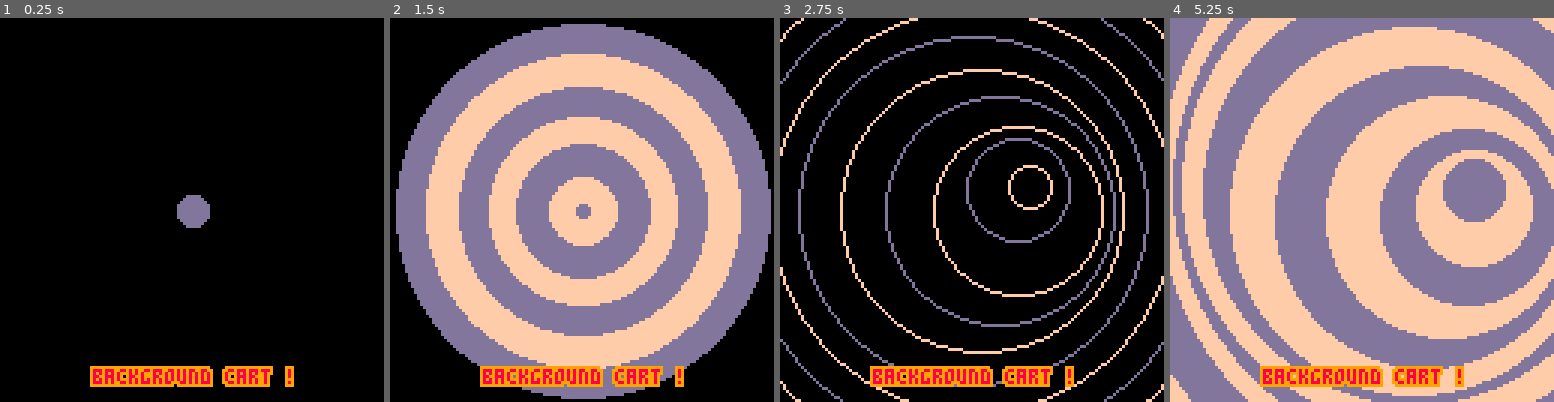
Above: before the commit, frames 1-4 (left to right).
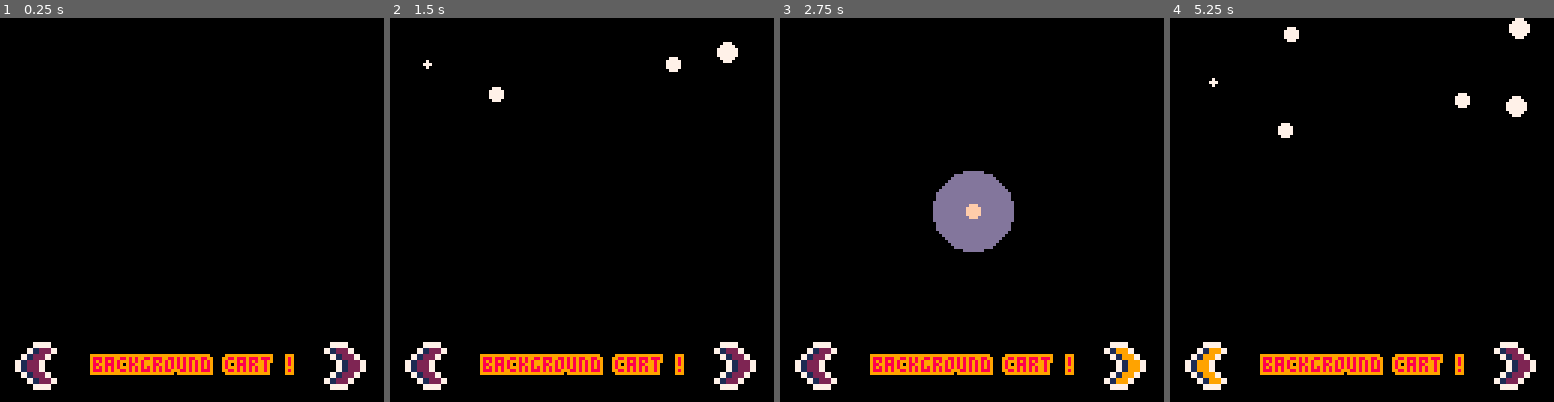
Above: after the commit, the same moments.

Repository: RemySd/background-pico8
Game: PICO-8 cartridge fun_bg.p8
The game is run twice, just before and just after one commit, with the same random seed, the same clock (stepped at 60 frames per second) and the same inputs.
Inputs:
- Up to frame 1 (0.25 s): no input
- Up to frame 2 (1.5 s): tap X (X key) at 0.33, 1.07 s
- Up to frame 3 (2.75 s): hold Right 1.6-2.1 s; tap X (X key) at 1.85 s; hold Up 2.15-2.42 s; hold Right from 2.47 s (still down)
- Up to frame 4 (5.25 s): tap X (X key) at 2.97, 4.08, 5.2 s; release Right at 3.03 s; hold Left 3.08-3.58 s; hold Down 3.63-3.97 s; hold Right 4.02-4.68 s; hold Up 4.73-5.03 s; hold Left from 5.08 s (still down)

The runs differ from the first frame. In frame 1, 5.7% of the frame differs, in the area x 3-96%, y 46-97%; in frame 2, 76%; in frame 3, 17%; in frame 4, 99%, in the area x 0-100%, y 0-100%.

Commit message:
Update project with arrows

Diff:
--- a/bg3.lua
+++ b/bg3.lua
@@ -70,10 +70,10 @@
 
 function circleControl()
     if btn(0) then
-        tunnel.xPos = tunnel.xPos - 1
+        -- tunnel.xPos = tunnel.xPos - 1
     end
     if btn(1) then
-        tunnel.xPos = tunnel.xPos + 1
+        -- tunnel.xPos = tunnel.xPos + 1
     end
     if btn(2) then
         tunnel.yPos = tunnel.yPos - 1
--- a/bg5.lua
+++ /dev/null
@@ -1,29 +0,0 @@
--- Bubble (circle fill) background
-
--- Initialization handling
-
--- Initialize the background variable
-function initBubbleBg()
-    return {
-        circles = {},
-        color = 8,
-        prevBubbleCreatedAt = 0,
-        frequency = 0.5, -- in seconds
-        growSpeed = 1
-    }
-end
-
-
--- data handling --
-
--- Handle the double bar data
-function runBubbleBg(background)
-
-end
-
--- draw handling
-
-function drawBubbleBg(background)
-
-
-end
--- a/fun_bg.p8
+++ b/fun_bg.p8
@@ -7,44 +7,98 @@
 #include bg2.lua
 #include bg3.lua
 #include bg4.lua
-#include bg5.lua
 
 function _init()
+    page = 'bg1'
+    currentBg = 1
+
     initSnowBg()
     initWaveBg()
     initTunnelBg()
-
     doubleBar = initDoubleBarBg()
 end
 
 function _update()
-    runSnowBg()
-    runWaveBg()
-    runTunnelBg()
-    runDoubleBar(doubleBar)
+    handle_bg()
+
+    if page == 'bg1' then
+        runSnowBg()
+    elseif page == 'bg2' then
+        runWaveBg()
+    elseif page == 'bg3' then
+        runTunnelBg()
+    elseif page == 'bg4' then
+        runDoubleBar(doubleBar)
+    end
 end
 
 function _draw()
 	cls()
 
-    drawTunnelBg()
+    if page == 'bg1' then
+        drawSnowBg()
+    elseif page == 'bg2' then
+        drawWaveBg(waveBg)
+        drawWaveBg(secondaryWaveBg)
+        drawWaveBg(thirdWaveBg)
+    elseif page == 'bg3' then
+        drawTunnelBg()
+    elseif page == 'bg4' then
+        drawDoubleBar(doubleBar)
+    end
 
-    -- drawWaveBg(waveBg)
-    -- drawWaveBg(secondaryWaveBg)
-    -- drawWaveBg(thirdWaveBg)
-
-    -- drawSnowBg()
-
-    --drawDoubleBar(doubleBar)
+    draw_arrows()
 
     title = "background cart !"
-    outline(title, getCenterTextX(title), 116, 9, 8)
+    outline(title, getCenterTextX(title), 112, 9, 8)
+end
+
+function handle_bg()
+    if btnp(1) then
+        currentBg = currentBg + 1
+
+        if currentBg > 4 then
+            currentBg = 1
+        end
+
+        page = 'bg' .. currentBg
+    elseif btnp(0) then
+        currentBg = currentBg - 1
+
+        if currentBg < 1 then
+            currentBg = 4
+        end
+
+        page = 'bg' .. currentBg
+    end
+end
+
+function draw_arrows()
+
+    zspr(2,1,1,5,108,2,false,false)
+    zspr(1,1,1,106,108,2,false,false)
+
+    if btn(1) then
+        zspr(17,1,1,106,108,2,false,false)
+    elseif btn(0) then
+        zspr(18,1,1,5,108,2,false,false)
+    end
 end
 
 __gfx__
-00000000000000000000000000000000000000000000000000000000000000000000000000000000000000000000000000000000000000000000000000000000
-00000000000000000000000000000000000000000000000000000000000000000000000000000000000000000000000000000000000000000000000000000000
-00700700000000000000000000000000000000000000000000000000000000000000000000000000000000000000000000000000000000000000000000000000
-00077000000000000000000000000000000000000000000000000000000000000000000000000000000000000000000000000000000000000000000000000000
-00077000000000000000000000000000000000000000000000000000000000000000000000000000000000000000000000000000000000000000000000000000
-00700700000000000000000000000000000000000000000000000000000000000000000000000000000000000000000000000000000000000000000000000000
+00000000007770000007770000000000000000000000000000000000000000000000000000000000000000000000000000000000000000000000000000000000
+00000000071227000071227000000000000000000000000000000000000000000000000000000000000000000000000000000000000000000000000000000000
+00700700007122700712270000000000000000000000000000000000000000000000000000000000000000000000000000000000000000000000000000000000
+00077000000712277122700000000000000000000000000000000000000000000000000000000000000000000000000000000000000000000000000000000000
+00077000000712277122700000000000000000000000000000000000000000000000000000000000000000000000000000000000000000000000000000000000
+00700700007122700712270000000000000000000000000000000000000000000000000000000000000000000000000000000000000000000000000000000000
+00000000071227000071227000000000000000000000000000000000000000000000000000000000000000000000000000000000000000000000000000000000
+00000000007770000007770000000000000000000000000000000000000000000000000000000000000000000000000000000000000000000000000000000000
+00000000007770000007770000000000000000000000000000000000000000000000000000000000000000000000000000000000000000000000000000000000
+00000000071997000071997000000000000000000000000000000000000000000000000000000000000000000000000000000000000000000000000000000000
+00000000007199700719970000000000000000000000000000000000000000000000000000000000000000000000000000000000000000000000000000000000
+00000000000719977199700000000000000000000000000000000000000000000000000000000000000000000000000000000000000000000000000000000000
+00000000000719977199700000000000000000000000000000000000000000000000000000000000000000000000000000000000000000000000000000000000
+00000000007199700719970000000000000000000000000000000000000000000000000000000000000000000000000000000000000000000000000000000000
+00000000071997000071997000000000000000000000000000000000000000000000000000000000000000000000000000000000000000000000000000000000
+00000000007770000007770000000000000000000000000000000000000000000000000000000000000000000000000000000000000000000000000000000000
--- a/utils.lua
+++ b/utils.lua
@@ -33,3 +33,7 @@
 
 	print(content, xPos+1, yPos+1, color2)
 end
+
+function zspr(n,w,h,dx,dy,dz,fx,fy)
+    sspr(8*(n%16),8*flr(n/16),8*w,8*h,dx,dy,8*w*dz,8*h*dz,fx,fy)
+end
